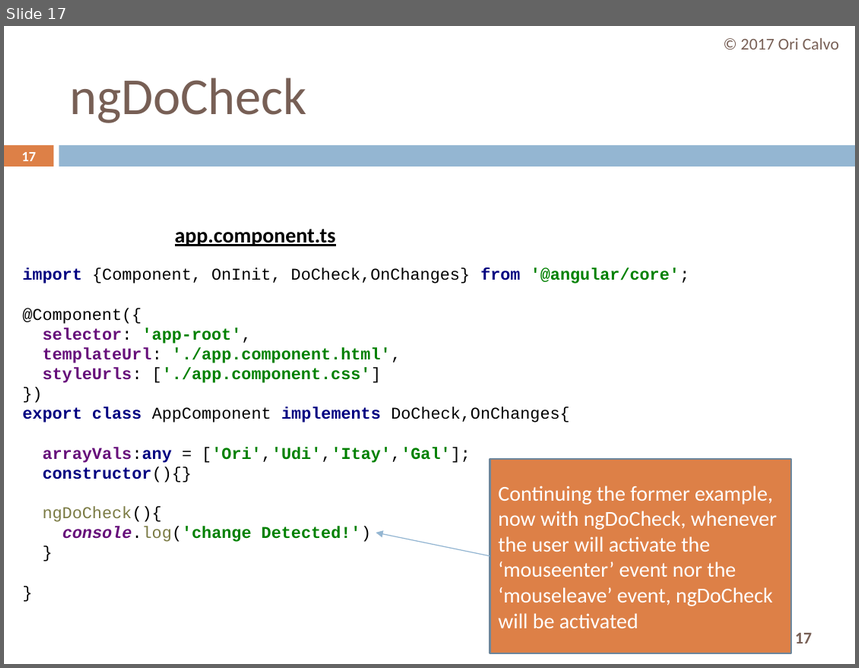
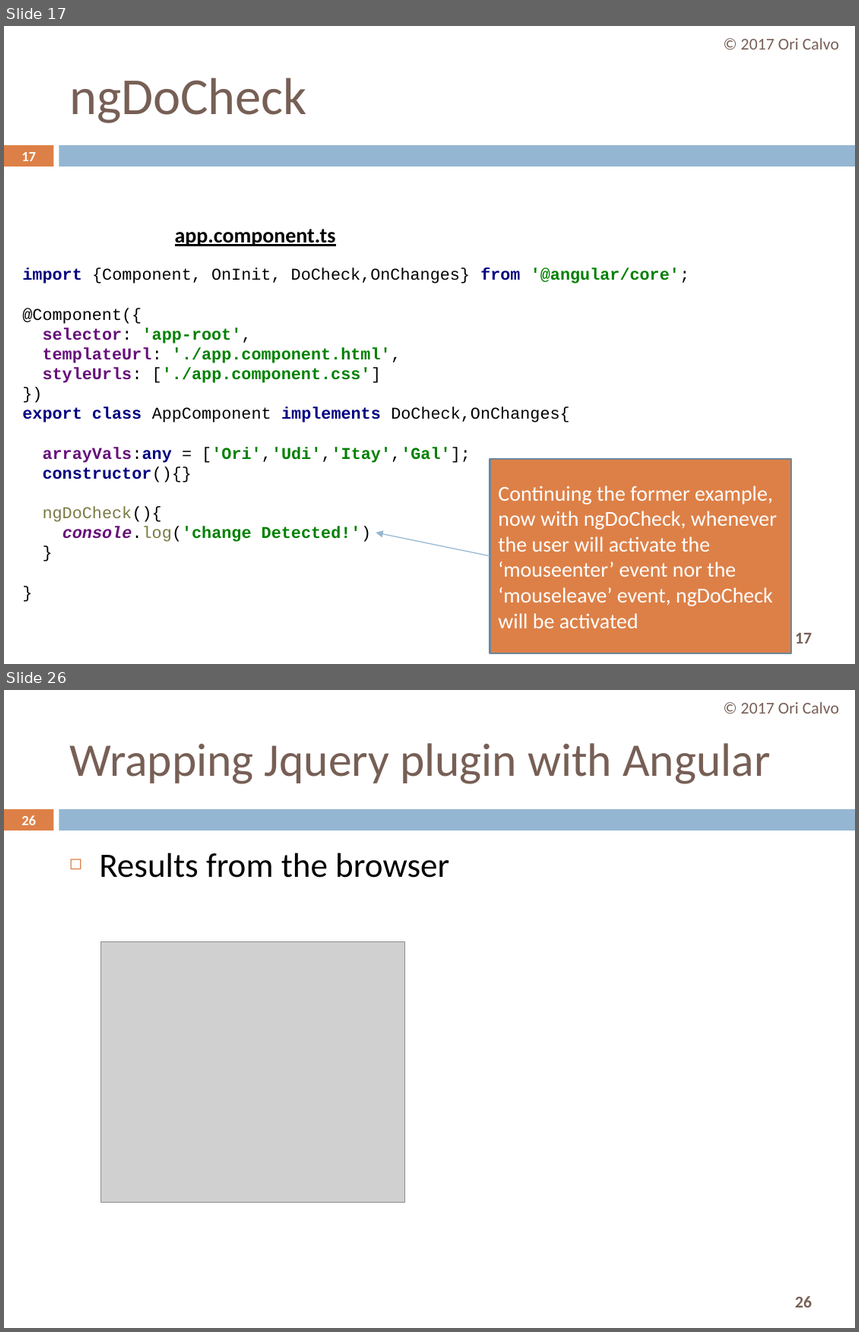
Before and after one commit to oricalvo/course-angular, a slide deck: PPTs/08 Custom Directives.pptx. Shown one above the other, each under a label of ours: slide 17 before the commit, slides 17 and 26 after it; the slides between them are not shown. The pictures are 859x668 and 859x1332 pixels, drawn with LibreOffice and Linux fonts; fonts in the diff are those of the drawing; grey boxes stand for pictures. Boxes give left, top, right and bottom in pixels: in the first picture for what was removed or moved away, otherwise in the second. Text is boxed around its words. In the diff, an @@ line names an element or a change of style, - is before the commit and + after.

```diff
--- a/PPTs/08 Custom Directives.pptx
+++ b/PPTs/08 Custom Directives.pptx
@@ slide 26 added at [4,690,855,1328], background #FFFFFF; not listed: 3 template elements that a slide beside it also shows @@
@@ text added at [741,702,839,714], 14 pt, text #775F55 @@
+© 2017 Ori Calvo
@@ title added at [69,743,770,784], 39.6 pt, text #775F55 @@
+Wrapping Jquery plugin with Angular
@@ page number added at [21,815,36,825], 11.9 pt, text #FFFFFF, bold @@
+26
@@ text added at [99,853,449,878], 29 pt, text #000000 @@
+◻ Results from the browser
@@ picture added at [101,942,405,1202] @@
```
Also in this commit, not shown: 5 slides changed, 3 other slides added.
